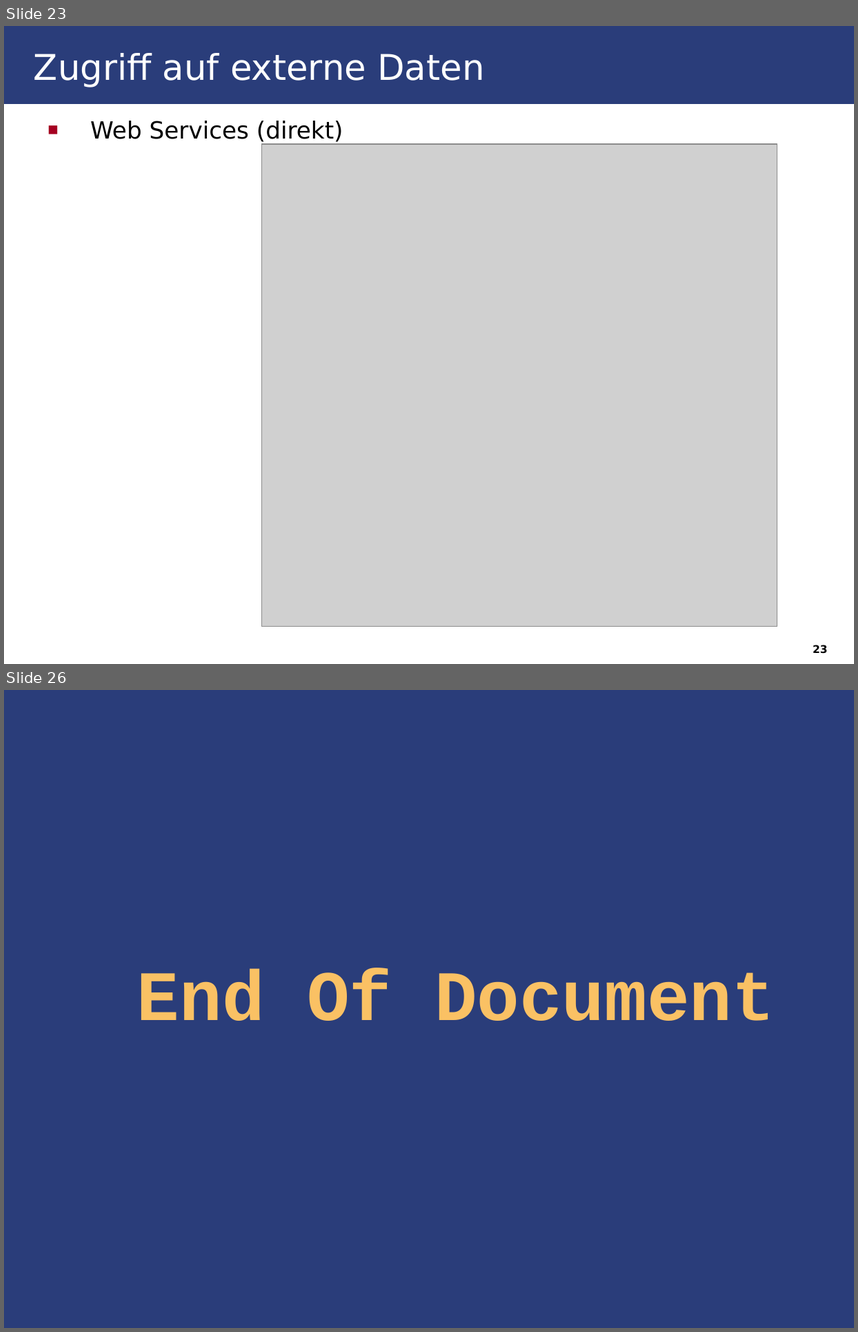
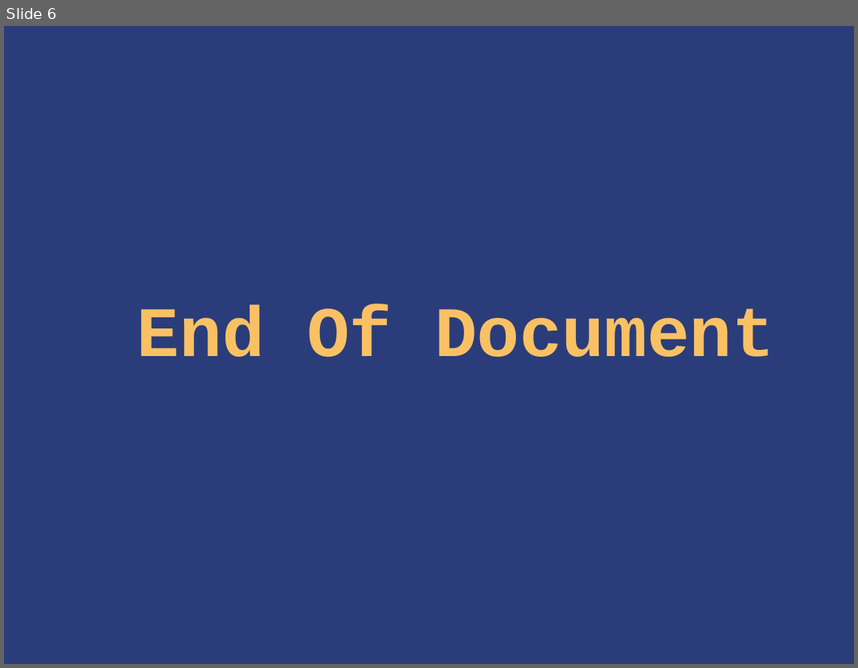
Before and after one commit to IAAS/decidr, a slide deck: docs/software-design/Entwurfspräsentation/Portal/Architektur.ppt. Shown one above the other, each under a label of ours: slides 23 and 26 before the commit, slide 6 after it; the slides between them are not shown. The pictures are 858x1332 and 858x668 pixels, drawn with LibreOffice and Linux fonts; fonts in the diff are those of the drawing; grey boxes stand for pictures. Boxes give left, top, right and bottom in pixels: in the first picture for what was removed or moved away, otherwise in the second. Text is boxed around its words. In the diff, an @@ line names an element or a change of style, - is before the commit and + after.

```diff
--- a/docs/software-design/Entwurfspräsentation/Portal/Architektur.ppt
+++ b/docs/software-design/Entwurfspräsentation/Portal/Architektur.ppt
@@ slide 23 removed at [4,26,854,664], background #FFFFFF @@
@@ rectangle removed at [4,26,854,104] @@
@@ title removed at [34,53,484,87] @@
-Zugriff auf externe Daten
@@ text removed at [90,121,343,144] @@
-■ Web Services (direkt)
@@ picture removed at [261,144,777,626] @@
@@ page number removed at [813,644,827,653] @@
-23
@@ what was slide 26 is now slide 6 @@
```
Also in this commit, not shown: 1 slide changed, 4 slides added, 23 other slides removed, 1 other file.
